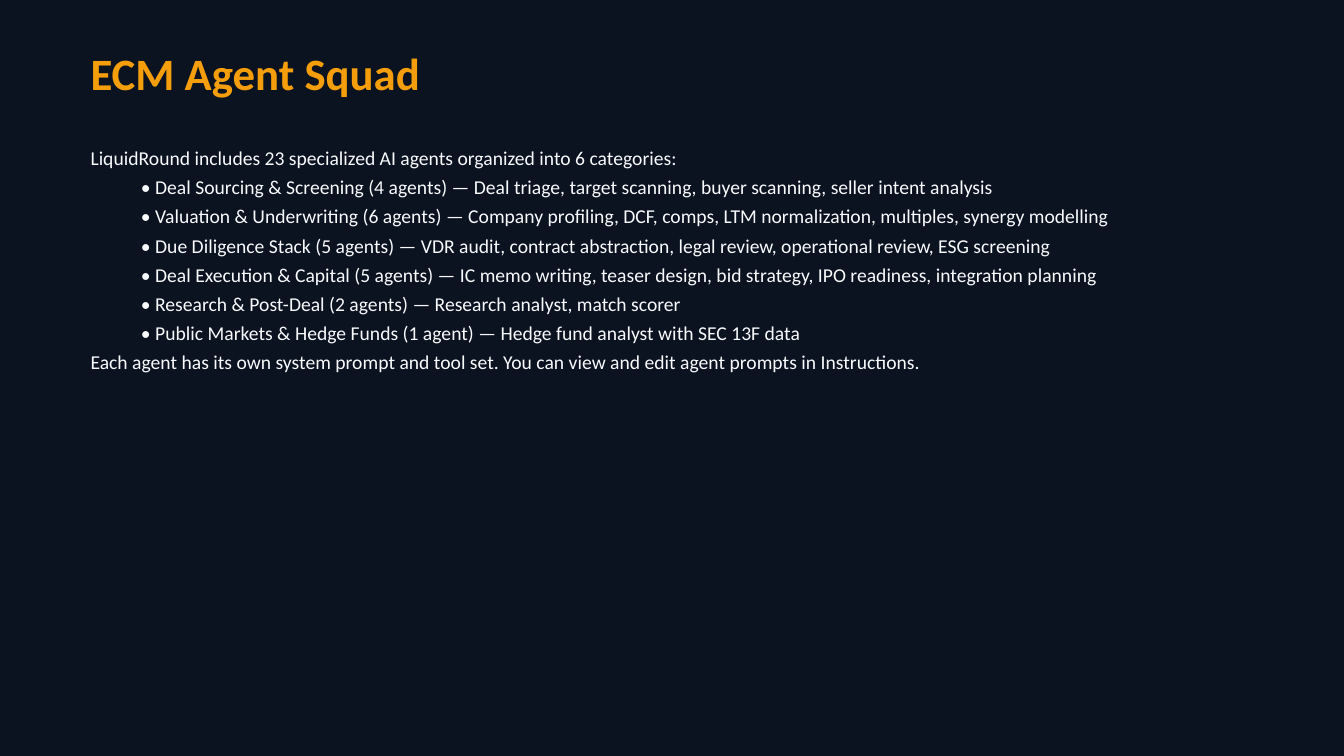
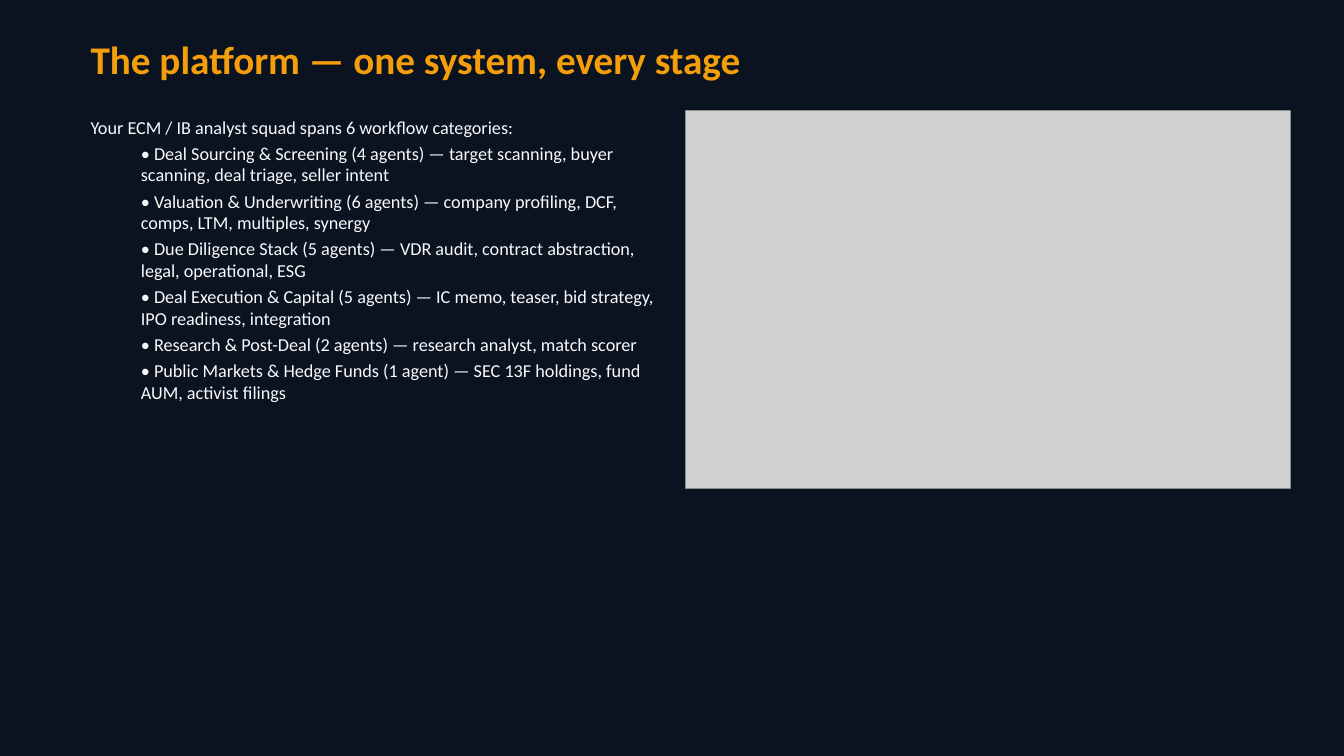
Before and after one commit to predictivelabsai/liquidround, a slide deck: slide 5 of docs/liquidround_user_guide.pptx (slide 4 before the commit). Drawn at 1344x756 pixels with LibreOffice and Linux fonts; fonts in the diff are those of the drawing; grey boxes stand for pictures. Boxes give left, top, right and bottom in pixels: in the first picture for what was removed or moved away, otherwise in the second. Text is boxed around its words. In the diff, an @@ line names an element or a change of style, - is before the commit and + after.

```diff
--- a/docs/liquidround_user_guide.pptx
+++ b/docs/liquidround_user_guide.pptx
@@ text removed at bbox=[91, 58, 420, 98] @@
-ECM Agent Squad
@@ text added at bbox=[91, 46, 741, 81], 28 pt, text #F59E0B, bold @@
+The platform — one system, every stage
@@ picture added at bbox=[686, 111, 1291, 489] @@
@@ text at bbox=[91, 121, 653, 402]: text changed; size 14 to 13 pt @@
-LiquidRound includes 23 specialized AI agents organized into 6 categories:
-  • Deal Sourcing & Screening (4 agents) — Deal triage, target scanning, buyer scanning, seller intent analysis
-  • Valuation & Underwriting (6 agents) — Company profiling, DCF, comps, LTM normalization, multiples, synergy modelling
-  • Due Diligence Stack (5 agents) — VDR audit, contract abstraction, legal review, operational review, ESG screening
-  • Deal Execution & Capital (5 agents) — IC memo writing, teaser design, bid strategy, IPO readiness, integration planning
-  • Research & Post-Deal (2 agents) — Research analyst, match scorer
-  • Public Markets & Hedge Funds (1 agent) — Hedge fund analyst with SEC 13F data
-Each agent has its own system prompt and tool set. You can view and edit agent prompts in Instructions.
+Your ECM / IB analyst squad spans 6 workflow categories:
+  • Deal Sourcing & Screening (4 agents) — target scanning, buyer scanning, deal triage, seller intent
+  • Valuation & Underwriting (6 agents) — company profiling, DCF, comps, LTM, multiples, synergy
+  • Due Diligence Stack (5 agents) — VDR audit, contract abstraction, legal, operational, ESG
+  • Deal Execution & Capital (5 agents) — IC memo, teaser, bid strategy, IPO readiness, integration
+  • Research & Post-Deal (2 agents) — research analyst, match scorer
+  • Public Markets & Hedge Funds (1 agent) — SEC 13F holdings, fund AUM, activist filings
```
Also in this commit, not shown: 8 other slides changed, 8 slides added, 2 slides removed, 22 other files.
